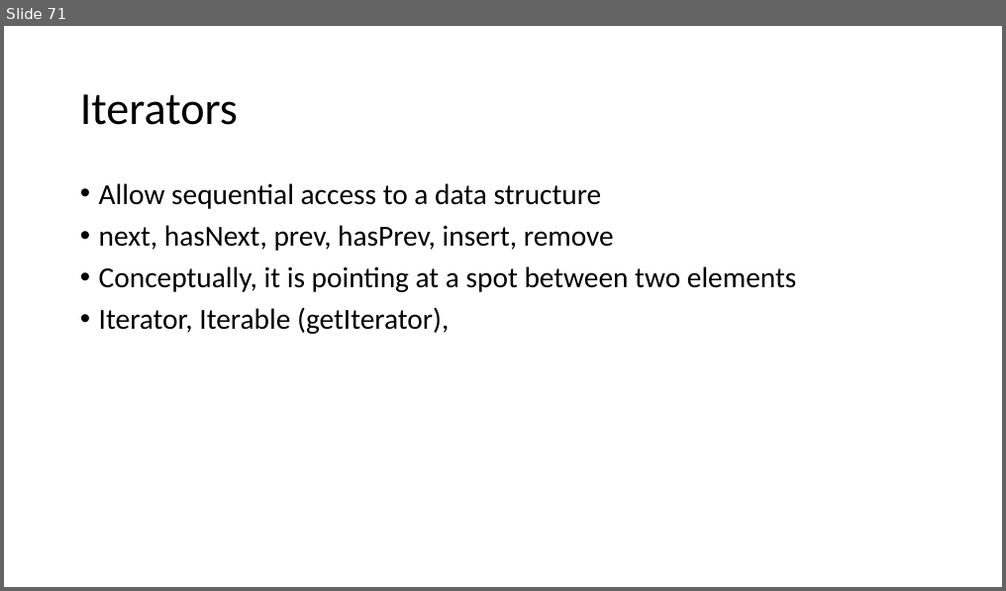
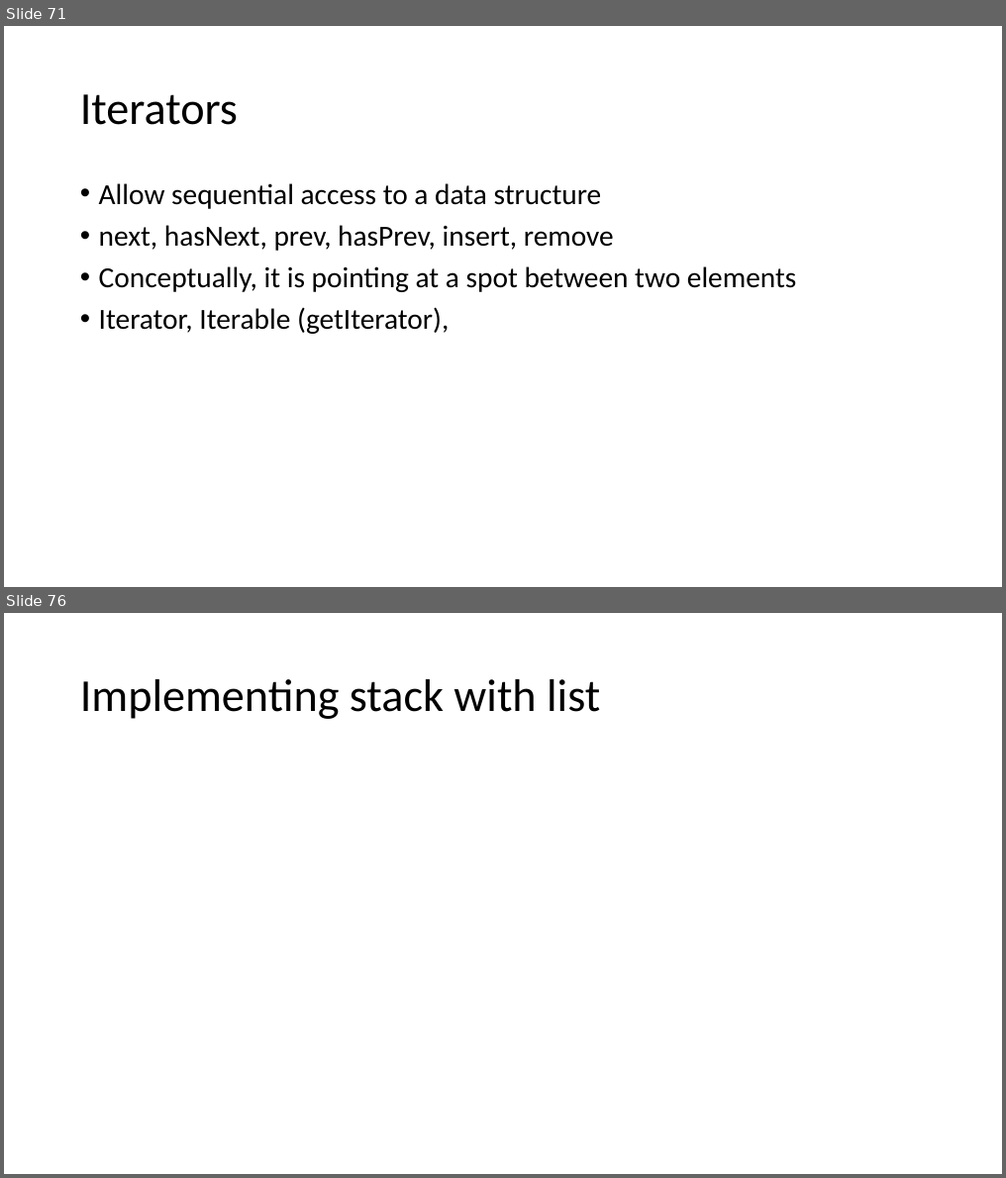
Before and after one commit to skalakm/232, a slide deck: notes.pptx. Shown one above the other, each under a label of ours: slide 71 before the commit, slides 71 and 76 after it; the slides between them are not shown. The pictures are 1006x591 and 1006x1178 pixels, drawn with LibreOffice and Linux fonts; fonts in the diff are those of the drawing. Boxes give left, top, right and bottom in pixels: in the first picture for what was removed or moved away, otherwise in the second. Text is boxed around its words. In the diff, an @@ line names an element or a change of style, - is before the commit and + after.

```diff
--- a/notes.pptx
+++ b/notes.pptx
@@ slide 76 added at <box>4,613,1002,1174</box>, background #FFFFFF @@
@@ title added at <box>80,679,600,719</box>, 44 pt, text #000000 @@
+Implementing stack with list
```
Also in this commit, not shown: 6 other slides added.
